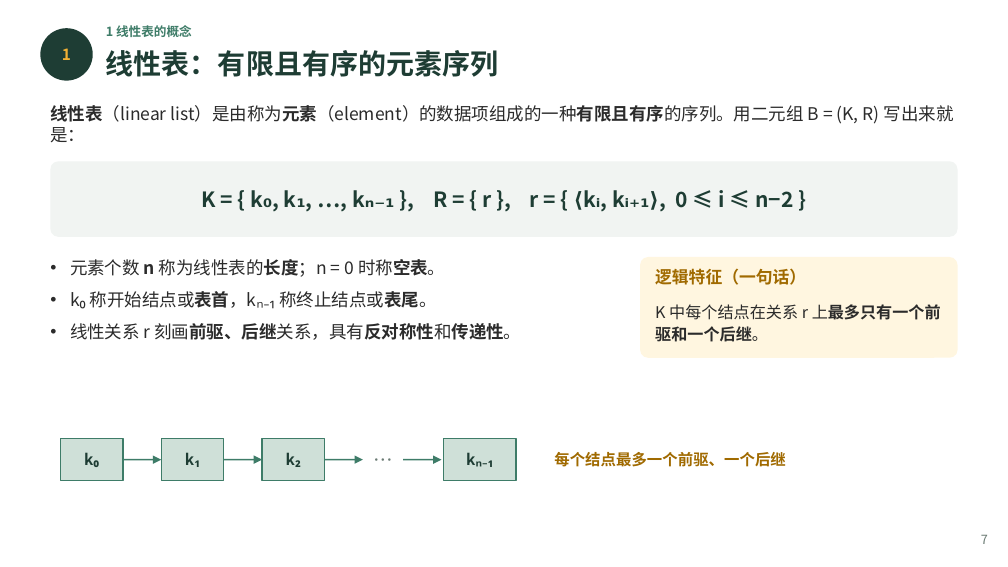
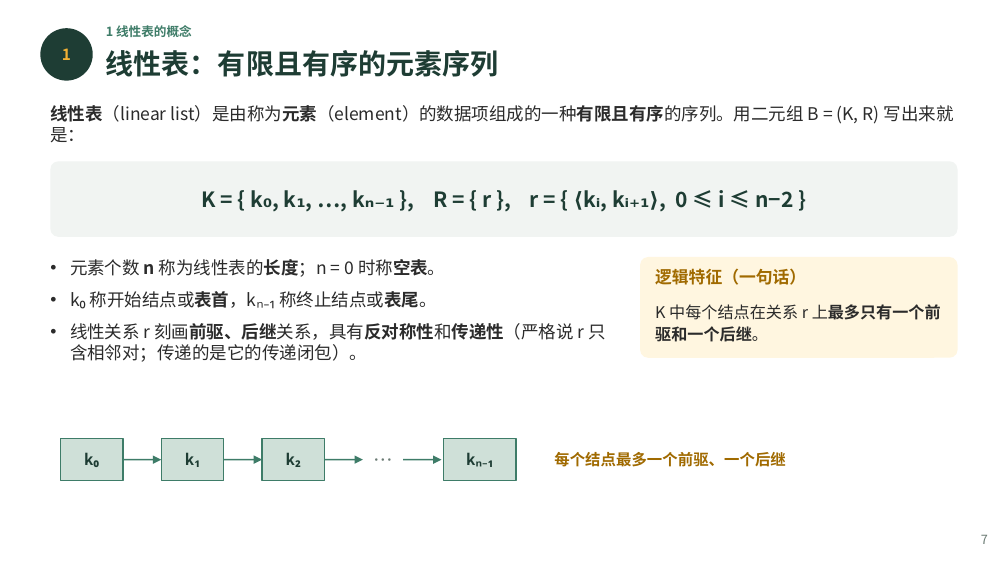
Before and after one commit to GMyhf/2026fall-cs201cq, a slide deck: slide 7 of courseware/202609_DSA_02_Linear_List.pptx. Drawn at 1008x567 pixels with LibreOffice and Linux fonts; fonts in the diff are those of the drawing. Boxes give left, top, right and bottom in pixels: in the first picture for what was removed or moved away, otherwise in the second. Text is boxed around its words. In the diff, an @@ line names an element or a change of style, - is before the commit and + after.

```diff
--- a/courseware/202609_DSA_02_Linear_List.pptx
+++ b/courseware/202609_DSA_02_Linear_List.pptx
@@ text at box(70, 323, 606, 362): text changed @@
-• 线性关系 r 刻画前驱、后继关系，具有反对称性和传递性。
+• 线性关系 r 刻画前驱、后继关系，具有反对称性和传递性（严格说 r 只含相邻对；传递的是它的传递闭包）。
```
Also in this commit, not shown: 9 other slides changed.
